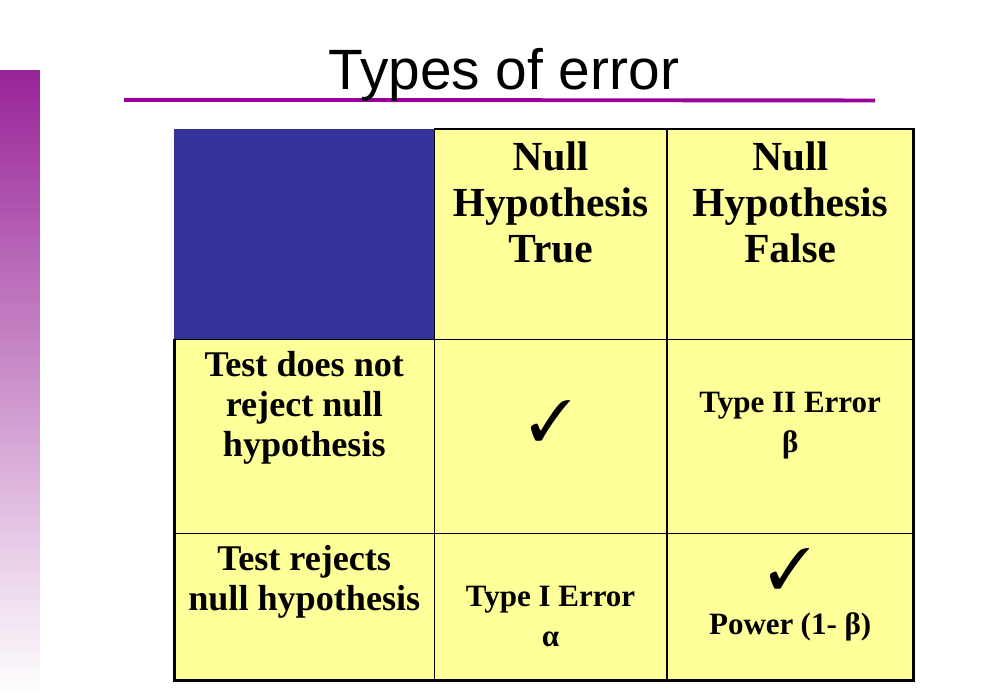
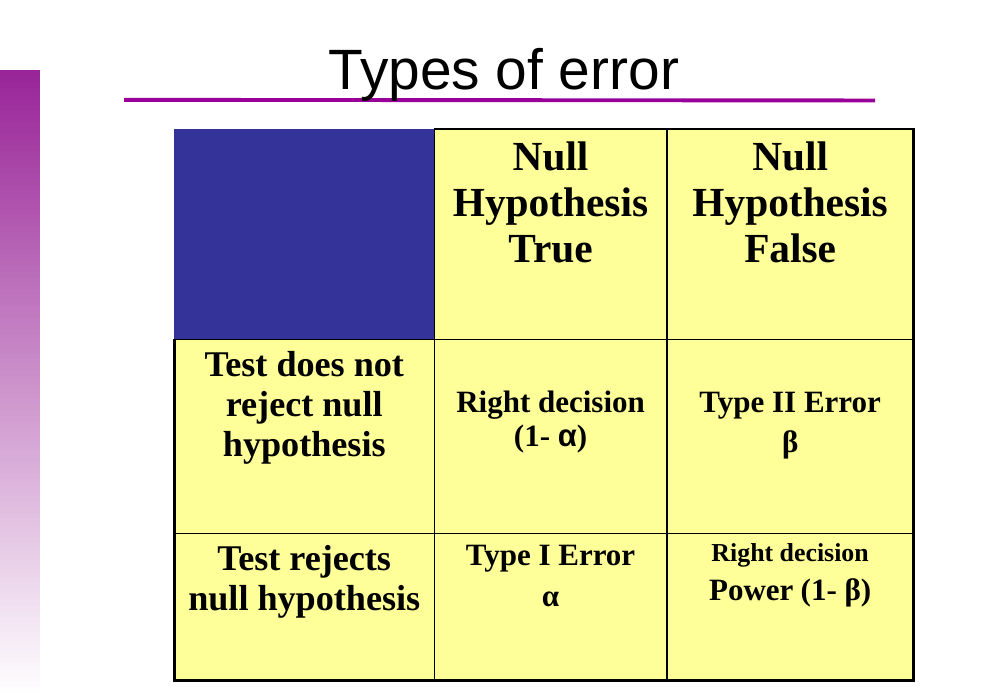
Before and after one commit to uebvhir/Course2020_Statistical-Analysis-with-R, a slide deck: slide 31 of Slides/StatisticsWithR-6-Principles_of_Hypothesis_Testing.pptx. Drawn at 1008x698 pixels with LibreOffice and Linux fonts; fonts in the diff are those of the drawing; background and template pictures are left out. Boxes give left, top, right and bottom in pixels: in the first picture for what was removed or moved away, otherwise in the second. Text is boxed around its words. In the diff, an @@ line names an element or a change of style, - is before the commit and + after.

```diff
--- a/Slides/StatisticsWithR-6-Principles_of_Hypothesis_Testing.pptx
+++ b/Slides/StatisticsWithR-6-Principles_of_Hypothesis_Testing.pptx
@@ table at <box>174,129,913,681</box> @@
-row 2, column 2: ✓
+row 2, column 2: Right decision / (1- α)
-row 3, column 3: ✓ / Power (1- β)
+row 3, column 3: Right decision / Power (1- β)
```
Also in this commit, not shown: 5 other slides changed, 2 other files.
